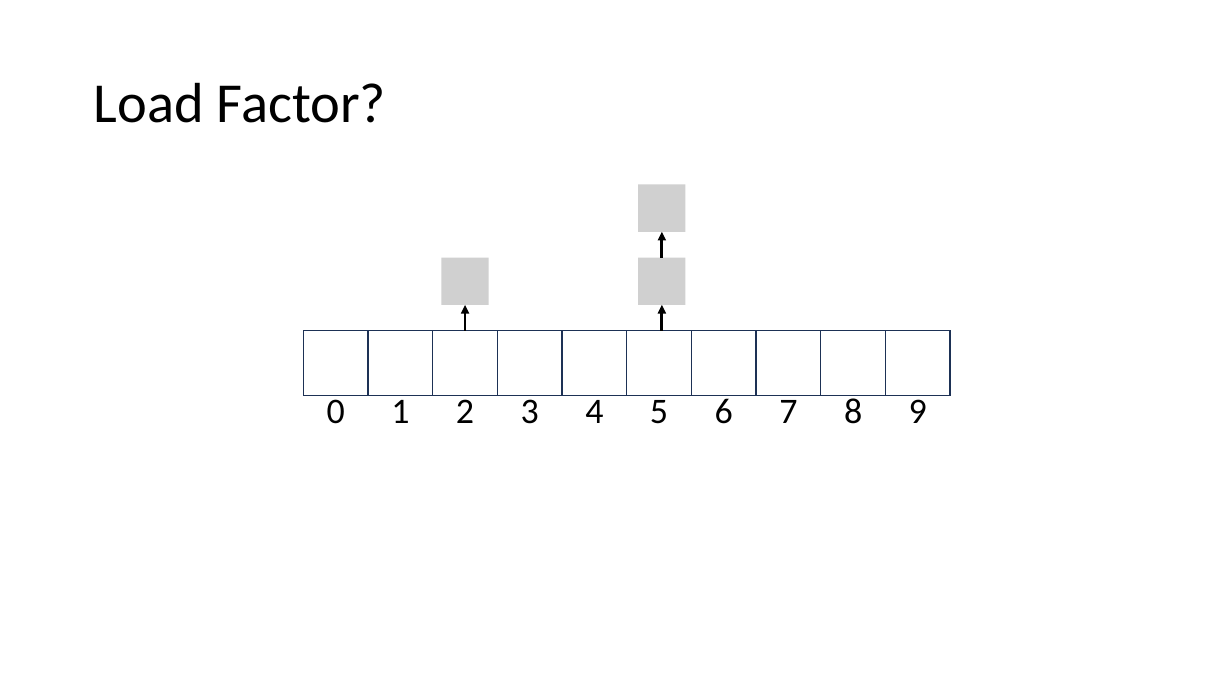
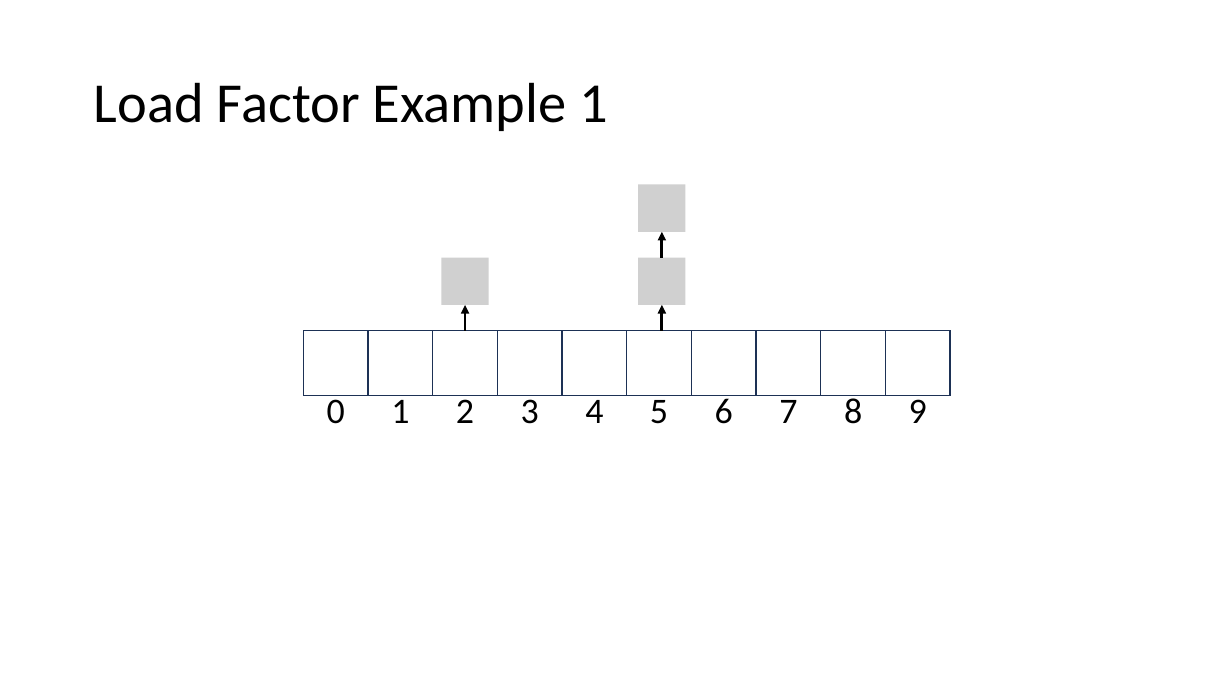
Before and after one commit to natebrunelle/cse332, a slide deck: slide 24 of demo_site/files/slides/lecture10_hashtables_inkb.pptx. Drawn at 1232x693 pixels with LibreOffice and Linux fonts; fonts in the diff are those of the drawing; grey boxes stand for pictures. Boxes give left, top, right and bottom in pixels: in the first picture for what was removed or moved away, otherwise in the second. Text is boxed around its words. In the diff, an @@ line names an element or a change of style, - is before the commit and + after.

```diff
--- a/demo_site/files/slides/lecture10_hashtables_inkb.pptx
+++ b/demo_site/files/slides/lecture10_hashtables_inkb.pptx
@@ title at (x1=94, y1=82, x2=608, y2=131): text changed @@
-Load Factor?
+Load Factor Example 1
```
Also in this commit, not shown: 20 other slides changed, 8 slides removed, 7 other files.
